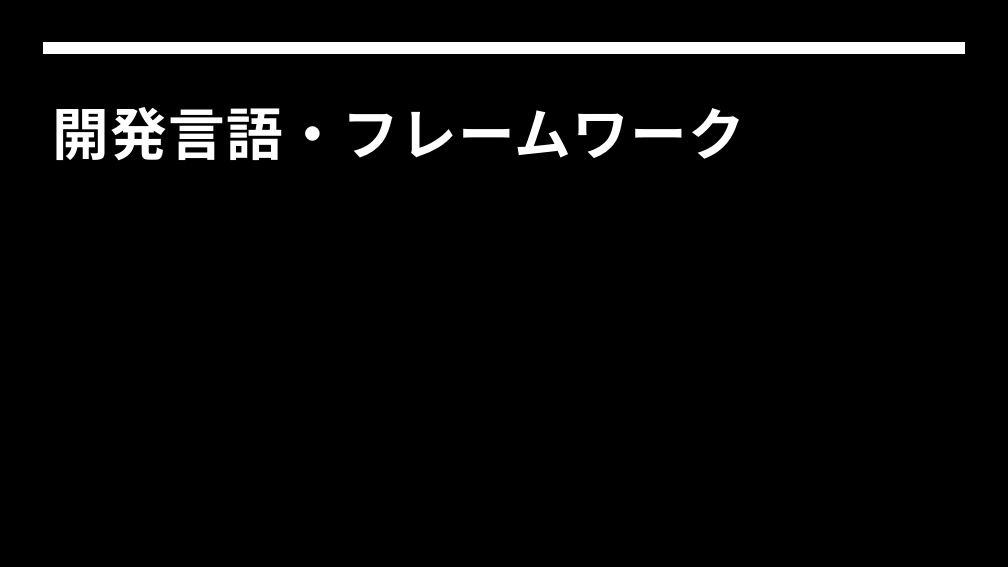
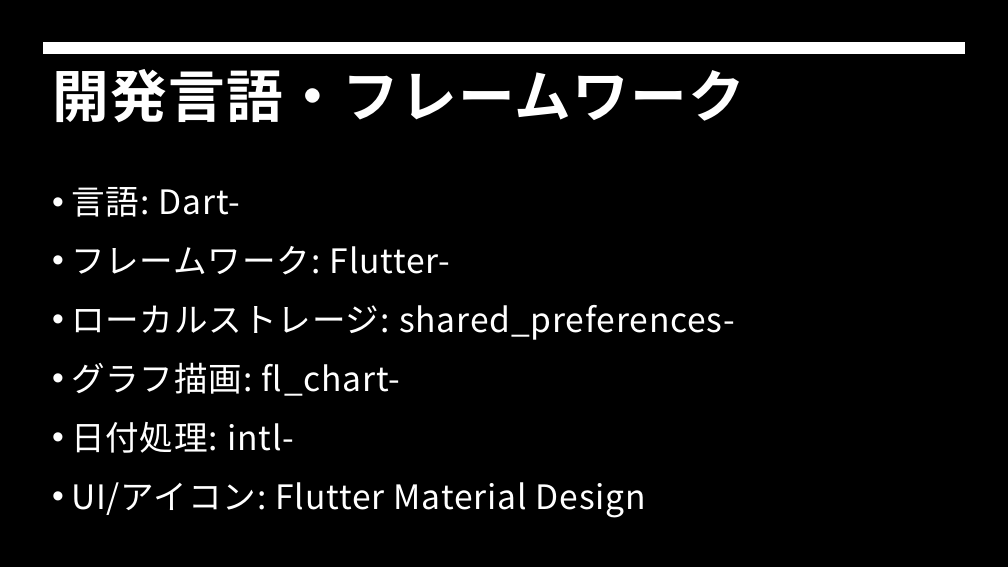
Before and after one commit to Haru62129/flutterapp, a slide deck: slide 3 of Flutter.pptx. Drawn at 1008x567 pixels with LibreOffice and Linux fonts; fonts in the diff are those of the drawing; background and template pictures are left out. Boxes give left, top, right and bottom in pixels: in the first picture for what was removed or moved away, otherwise in the second. Text is boxed around its words. In the diff, an @@ line names an element or a change of style, - is before the commit and + after.

```diff
--- a/Flutter.pptx
+++ b/Flutter.pptx
@@ title "開発言語・フレームワーク" moved from (x1=52, y1=107, x2=745, y2=160) to (x1=52, y1=69, x2=745, y2=122) @@
@@ text added at (x1=71, y1=187, x2=735, y2=518), 32 pt, text #FFFFFF @@
+• 言語: Dart-
+• フレームワーク: Flutter-
+• ローカルストレージ: shared_preferences-
+• グラフ描画: fl_chart-
+• 日付処理: intl-
+• UI/アイコン: Flutter Material Design
```
Also in this commit, not shown: 4 other slides changed, 2 slides added.
